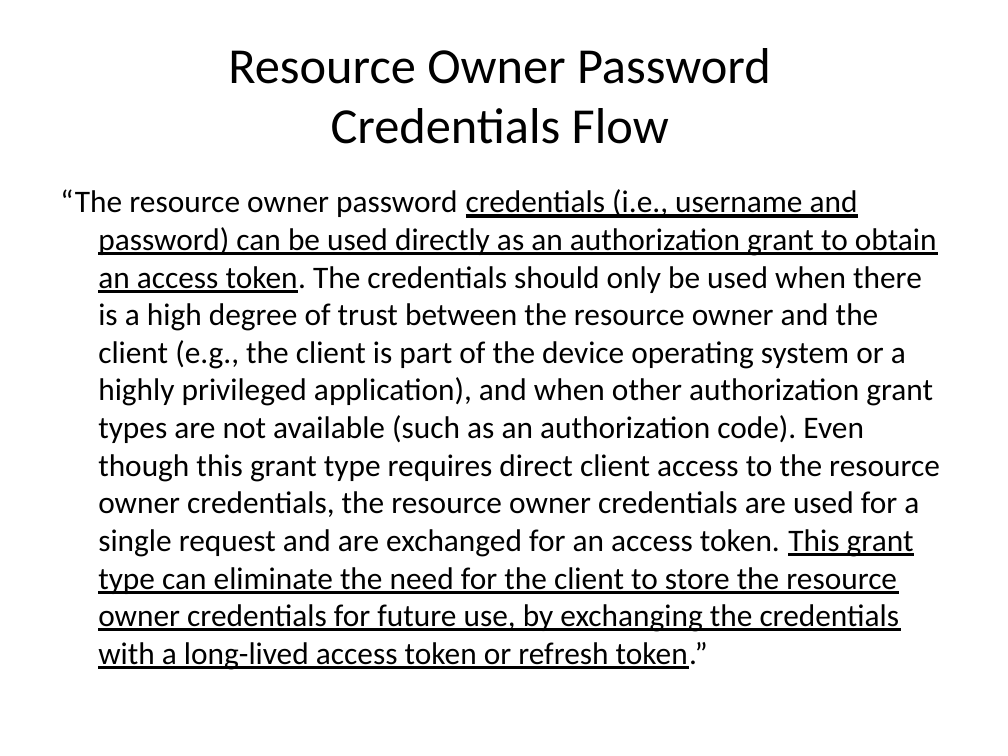
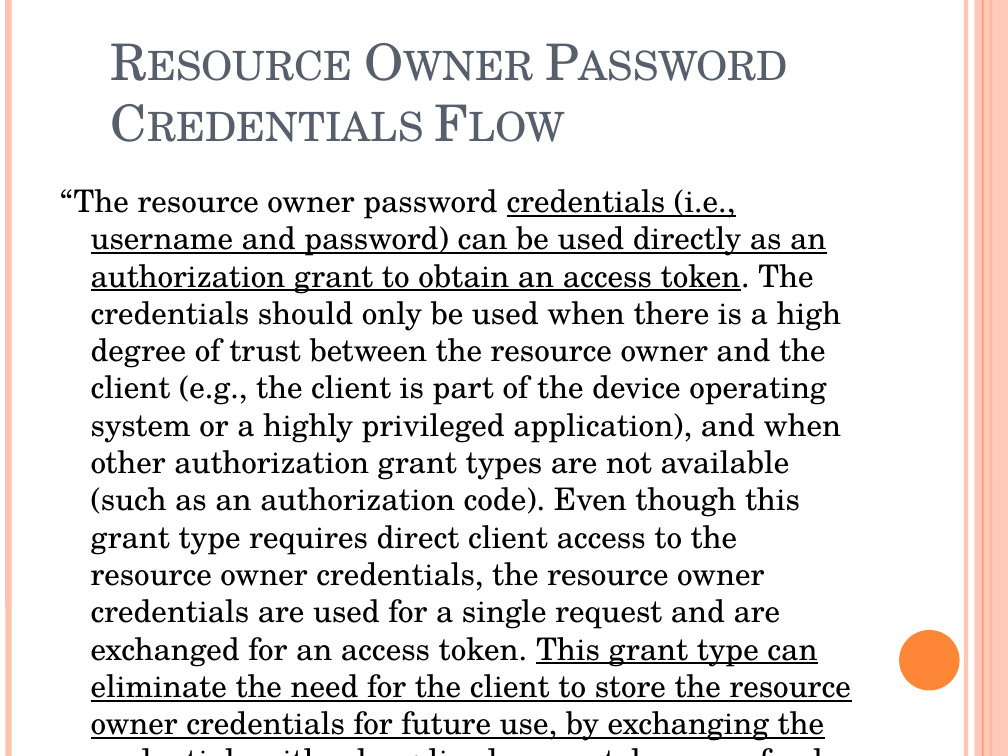
Before and after one commit to szahn/AngularWebApiOAuthDemo, a slide deck: slide 6 of AngularOAuthCodeCamp2015.pptx (slide 4 before the commit). Drawn at 1008x756 pixels with LibreOffice and Linux fonts; fonts in the diff are those of the drawing. Boxes give left, top, right and bottom in pixels: in the first picture for what was removed or moved away, otherwise in the second. Text is boxed around its words. In the diff, an @@ line names an element or a change of style, - is before the commit and + after.

```diff
--- a/AngularOAuthCodeCamp2015.pptx
+++ b/AngularOAuthCodeCamp2015.pptx
@@ line added from (8, 0) to (8, 756), #FEC3AE 4.5 pt @@
@@ line added from (966, 0) to (966, 756), #FEC3AE 3 pt @@
@@ rectangle added at (975, 0, 1008, 756), fill #FEC3AE at 87% opacity @@
@@ line added from (983, 0) to (983, 756), #FE8637 0.75 pt @@
@@ line added from (991, 0) to (991, 756), #FE8637 1.5 pt @@
@@ title "Resource Owner Password Credentials Flow" at (91, 711, 345, 739): font Calibri to TeX Gyre Schola, text colour #000000 to #575F6D, small capitals on; alignment centre to left; vertical alignment middle to bottom @@
@@ text "“The resource owner password credentials ..." at (60, 189, 851, 702): size 22.4 to 22.2 pt, font Calibri to TeX Gyre Schola; indent changed; more space between paragraphs @@
@@ ellipse added at (899, 630, 960, 690), fill #FE8637 @@
```
Also in this commit, not shown: 14 other slides changed, 3 slides added, 1 other file.
